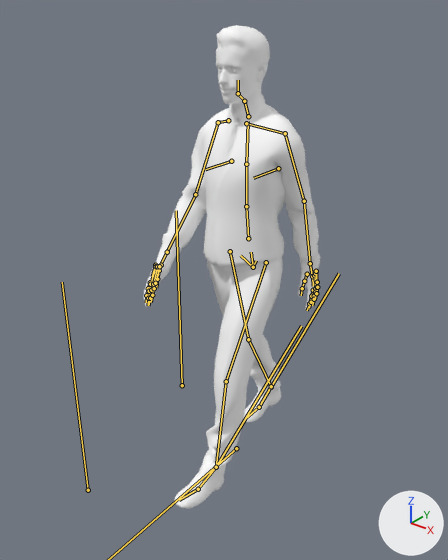
A saved change to the FBX model Assets/Game/3DMoldel/ManHansome_root_motion.fbx.
Rendered twice from a camera (50 mm lens) standing at (1.46, -2.94, 2.1) and looking at (0.0, -1.12, 0.97). The axes (+X, +Y, +Z) are drawn at lower right. The lights are the same throughout. Both versions are drawn at frame 32 of the action 'metarig|Walk'; the numbers are the values there. The bones that bend it are drawn over the model as lines.

Names of what the first picture shows: 'rp_eric_rigged_001_geo'.
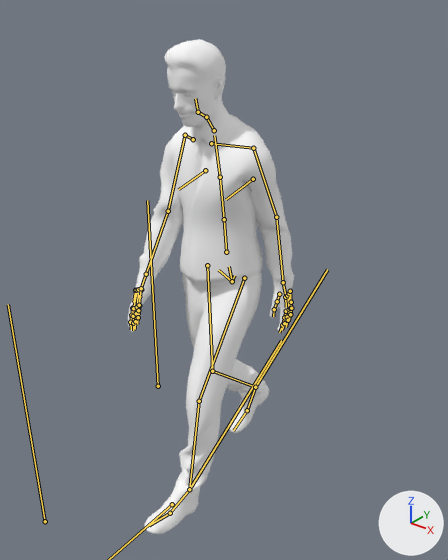
What differs and where, as boxes [x1, y1, x2, y2] in the pictures (448 x 560 px):
'rp_eric_rigged_001_geo', posed (6% narrower): before [143, 25, 320, 509]; after [128, 39, 294, 534]
bone 'spine', root to tip: before (253, 267) to (251, 252); after (232, 281) to (229, 266)
bone 'spine.002', root to tip: before (246, 206) to (246, 164); after (224, 219) to (220, 177)
bone 'spine.003', root to tip: before (246, 164) to (248, 121); after (220, 177) to (214, 135)
bone 'upper_arm.L', root to tip: before (285, 133) to (304, 201); after (253, 148) to (276, 217)
bone 'forearm.L', root to tip: before (304, 201) to (310, 263); after (276, 217) to (283, 282)
bone 'upper_arm.R', root to tip: before (218, 122) to (195, 194); after (185, 135) to (168, 211)
bone 'forearm.R', root to tip: before (195, 194) to (167, 252); after (168, 211) to (146, 274)
bone 'thigh.L', root to tip: before (266, 262) to (226, 381); after (244, 278) to (199, 401)
bone 'shin.L', root to tip: before (226, 381) to (216, 467); after (199, 401) to (189, 489)
bone 'thigh.R', root to tip: before (230, 251) to (248, 339); after (207, 265) to (212, 371)
bone 'shin.R', root to tip: before (248, 339) to (271, 386); after (212, 371) to (255, 387)

The change in detail:
Bone 'spine' (bone_spine) moves from (0.0, 0.184, 0.945) to (0.0, 0.209, 1.096).
Bone 'spine.002' (bone_spine_002) turns from (0, 0, 0) to (6, 0, 0) degrees about its own x, y and z.
Bone 'spine.003' (bone_spine_003) turns from (0, 0, 0) to (7, 0, 0) degrees about its own x, y and z.
Bone 'upper_arm.L' (bone_upper_arm_l) turns from (-26, -13, -33) to (-13, -14, -37) degrees about its own x, y and z.
Bone 'forearm.L' (bone_forearm_l) turns from (-2, 0, 0) to (0, 0, 0) degrees about its own x, y and z.
Bone 'upper_arm.R' (bone_upper_arm_r) turns from (12, -11, 33) to (21, -11, 33) degrees about its own x, y and z.
Bone 'forearm.R' (bone_forearm_r) turns from (3, 0, 0) to (-5, 0, 0) degrees about its own x, y and z.
Bone 'thigh.L' (bone_thigh_l) turns from (-26, 1, 1) to (-30, 1, 1) degrees about its own x, y and z.
Bone 'shin.L' (bone_shin_l) turns from (15, 0, 0) to (18, 0, 0) degrees about its own x, y and z.
Bone 'thigh.R' (bone_thigh_r) turns from (17, -1, -1) to (3, -1, -1) degrees about its own x, y and z.
Bone 'shin.R' (bone_shin_r) turns from (7, 0, 0) to (44, 0, 0) degrees about its own x, y and z.
